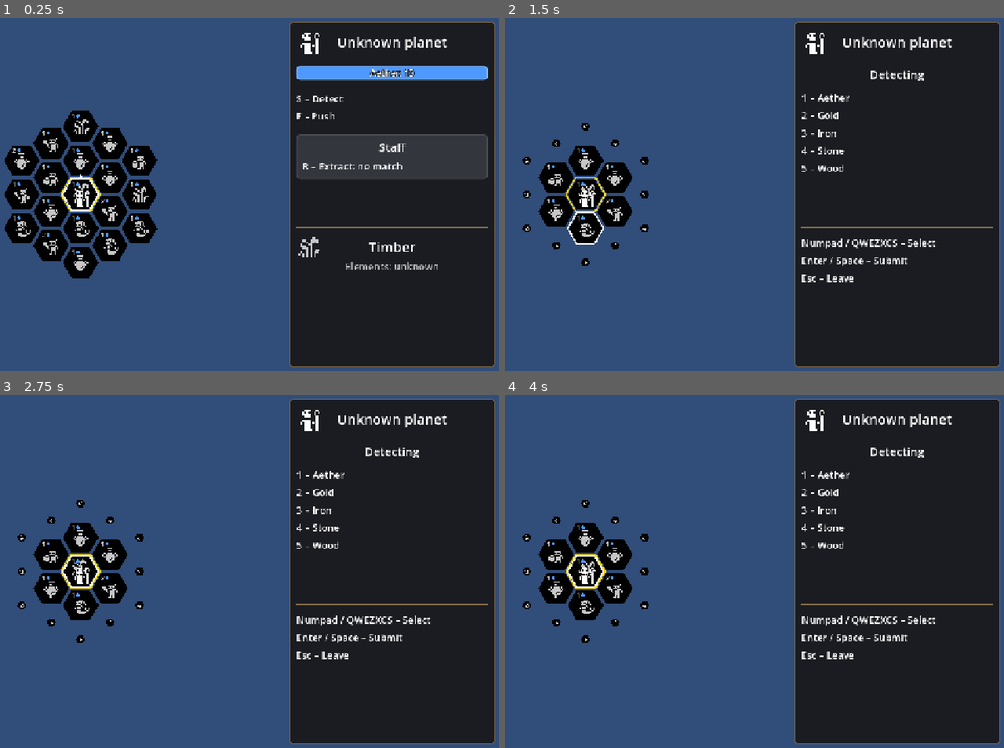
Above: before the commit, frames 1-4 (two rows, left to right).
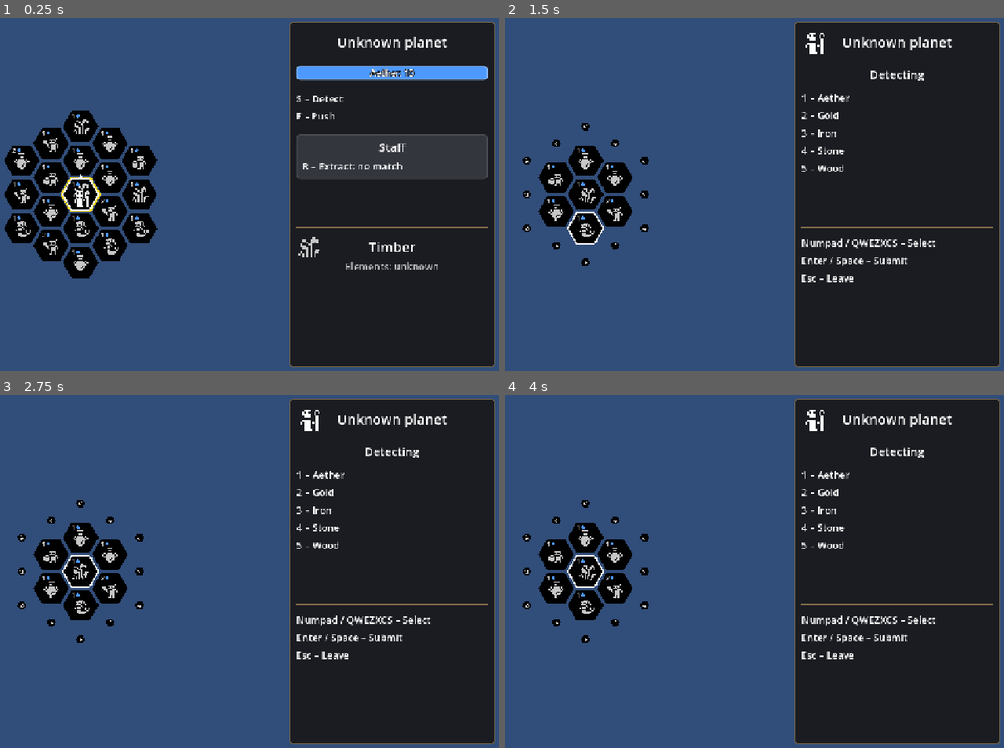
Above: after the commit, the same moments.

Repository: scunningham777/spaes-wrzrds
Game: Godot game, scene res://scenes/planet.tscn
Two runs of this game, one before a commit and one after it. Both use one fixed random seed, a clock stepped at 60 frames per second and the inputs below. This scene is started directly instead of the project's main scene.
Inputs:
- Up to frame 1 (0.25 s): no input
- Up to frame 2 (1.5 s): tap Enter (submit_guess) at 0.5, 0.8, 1.35 s; hold D (hex_right) 0.53-1.28 s; hold S (detect) 0.53-1.28 s; tap Space at 0.77, 1.25 s; hold X (hex_down) from 1.28 s (still down)
- Up to frame 3 (2.75 s): tap Space at 1.52 s; tap S (detect) at 1.55 s; tap Enter (submit_guess) at 2, 2.3 s; release X (hex_down) at 2.03 s; hold D (hex_right) from 2.03 s (still down); hold B (build_tower) from 2.03 s (still down)
- Up to frame 4 (4 s): release D (hex_right) at 2.78 s; release B (build_tower) at 2.78 s; hold W (hex_up) 2.78-3.53 s; tap S (detect) at 2.85 s; tap Space at 3.02, 3.5, 3.77 s; hold A (hex_left) from 3.53 s (still down); hold R (extract) from 3.53 s (still down); tap Enter (submit_guess) at 3.8 s

The runs differ from the first frame. In frame 1, 0.1% of the frame differs, in the area x 60-64%, y 4-11%; in frame 2, 0.2%, in the area x 12-21%, y 45-55%; in frame 3, 0.2%; in frame 4, 0.2%.

Commit message:
Detect mode juice: wizard flies to the panel, green flash on correct guesses
The side panel's wizard icon only shows in detect mode: entering, the wizard
flies from the board to the panel's top-left corner (and back on leaving),
input blocked meanwhile, and their tile's icon drops back to the middle. The
landing outline hides in detect mode, and tiles guessed right flash green
before settling.

Co-Authored-By: Claude Opus 5.5 <noreply@anthropic.com>
Claude-Session: https://claude.ai/code/session_0196C6qponv1cZhsguvue75H

Diff:
--- a/scenes/planet.tscn
+++ b/scenes/planet.tscn
@@ -191,6 +191,8 @@
 mouse_filter = 2
 
 [node name="WizardIcon" type="TextureRect" parent="UI/SidePanel/Margin/Layout/Top/Header"]
+unique_name_in_owner = true
+visible = false
 layout_mode = 1
 offset_right = 48.0
 offset_bottom = 48.0
--- a/scripts/planet.gd
+++ b/scripts/planet.gd
@@ -19,6 +19,9 @@
 @export var fade_in_seconds: float = 0.3
 ## Fade to black on leaving with Esc.
 @export var fade_out_seconds: float = 0.3
+## How long the wizard takes to fly between the board and the side panel's corner, entering and
+## leaving detect mode.
+@export var wizard_fly_seconds: float = 0.3
 
 @onready var _tiles: TileGridView = $HexBoard/TileGridView
 @onready var _wizard: HexPlayerController = $HexBoard/Wizard
@@ -155,9 +158,12 @@
 
 
 # Detect mode swaps the side panel's contents (under the planet name) for the elements to guess
-# from, and the wizard's outline for the view's selection outline.
+# from, and the wizard's outline for the view's selection outline. The wizard flies up to the
+# panel's corner, clear of their tile's icon (which moves back to the middle), and back after.
 func _on_detecting_changed(detecting: bool) -> void:
 	_tiles.detection = _interaction.detection
+	_tiles.occupied = null if detecting else _wizard.mover.coord
+	_fly_wizard(detecting)
 	_marker.visible = not detecting
 	for normal: Control in [%AetherBar, %Actions, %TileInfo]:
 		normal.visible = not detecting
@@ -199,6 +205,37 @@
 		label.modulate.a = 1.0 if detection.is_available(element) else 0.35
 
 
+# Flies a copy of the wizard's sprite from the board to the side panel's wizard icon (to_panel) or
+# back, showing the real one at the end. Input is blocked until it lands.
+func _fly_wizard(to_panel: bool) -> void:
+	var sprite := _wizard.get_node("Sprite2D") as Sprite2D
+	var icon := %WizardIcon as TextureRect
+	var xf := sprite.get_global_transform_with_canvas()
+	var board_size := sprite.region_rect.size * xf.get_scale()
+	var board_rect := Rect2(xf.origin - board_size / 2.0, board_size)
+	var panel_rect := icon.get_global_rect()
+	var from := board_rect if to_panel else panel_rect
+	var to := panel_rect if to_panel else board_rect
+	var flier := TextureRect.new()
+	flier.texture = icon.texture
+	flier.expand_mode = TextureRect.EXPAND_IGNORE_SIZE
+	flier.stretch_mode = TextureRect.STRETCH_KEEP_ASPECT_CENTERED
+	flier.mouse_filter = Control.MOUSE_FILTER_IGNORE
+	flier.position = from.position
+	flier.size = from.size
+	$UI.add_child(flier)
+	sprite.visible = false
+	icon.visible = false
+	var tween := create_tween().set_parallel().set_trans(Tween.TRANS_SINE).set_ease(Tween.EASE_IN_OUT)
+	tween.tween_property(flier, "position", to.position, wizard_fly_seconds)
+	tween.tween_property(flier, "size", to.size, wizard_fly_seconds)
+	tween.chain().tween_callback(func() -> void:
+		flier.queue_free()
+		sprite.visible = not to_panel
+		icon.visible = to_panel)
+	_lock.run(tween)
+
+
 # The camera tracks the wizard, and the tile view draws the wrapping map around them.
 func _follow_wizard() -> void:
 	_camera.position = _wizard.position
--- a/scripts/tile_grid_view.gd
+++ b/scripts/tile_grid_view.gd
@@ -8,7 +8,8 @@
 # from the board's tile_scale. Tiles whose elements are unknown draw their icon in unknown_icon_color
 # (still animated). In detect mode (detection) tiles outside its area shrink and hold still, tiles
 # partly guessed right fill with partial_color, guesses show as their number keys in the lower
-# right, and the selected tile is outlined. Tiles that cost aether to step onto show the cost as a number and
+# right, the selected tile is outlined, tiles just guessed right flash correct_color (flash_correct),
+# and the landing outline hides. Tiles that cost aether to step onto show the cost as a number and
 # a blue dot in their upper left; the landing tile is outlined. The occupied (player's) tile's icon
 # sits higher, clear of the player's sprite.
 
@@ -45,6 +46,9 @@
 @export var guess_color: Color = Color(0.55, 0.85, 1.0)
 @export var selection_color: Color = Color.WHITE
 @export var selection_line_width: float = 3.0
+## Fill tiles flash when guessed right, and how long the flash takes to fade back.
+@export var correct_color: Color = Color(0.2, 0.65, 0.25)
+@export var correct_flash_seconds: float = 0.6
 ## Outline around the landing tile.
 @export var landing_color: Color = Color(1.0, 0.85, 0.1)
 @export var landing_line_width: float = 3.0
@@ -133,6 +137,11 @@
 var detect_shrink: float = 0.0:
 	set(value):
 		detect_shrink = value
+		queue_redraw()
+## 0..1: how strongly the tiles being flashed (flash_correct) show correct_color.
+var correct_flash: float = 0.0:
+	set(value):
+		correct_flash = value
 		queue_redraw()
 ## 0..1 progress of the swap animation, if one is playing (see animate_swap).
 var swap_progress: float = 1.0:
@@ -157,6 +166,9 @@
 # Stored copies of the detect area's coords; kept while outside tiles grow back after detect mode.
 var _detect_area: Dictionary[Vector2i, bool] = {}
 var _shrink: Tween
+# Stored copies of the tiles flash_correct is flashing.
+var _flashing: Dictionary[Vector2i, bool] = {}
+var _flash: Tween
 
 @onready var board: HexBoard = get_parent() as HexBoard
 
@@ -279,6 +291,20 @@
 		_shrink.tween_callback(func() -> void:
 			if detection == null:
 				_detect_area.clear())
+
+
+# Flashes the tiles at coords correct_color, then fades them back to their own fill. Replaces any
+# flash still playing.
+func flash_correct(coords: Array[Vector2i]) -> void:
+	if _flash != null:
+		_flash.kill()
+	_flashing.clear()
+	for c in coords:
+		_flashing[grid.canonical(c)] = true
+	correct_flash = 1.0
+	_flash = create_tween()
+	_flash.tween_interval(correct_flash_seconds * 0.25)
+	_flash.tween_property(self, "correct_flash", 0.0, correct_flash_seconds * 0.75)
 
 
 # Whether coord is outside detect mode's area (shrunk, or shrinking back); false outside detect mode.
@@ -317,7 +343,7 @@
 		# Last drawn is on top.
 		_draw_contents(_swap_from, to_pos.lerp(from_pos, swap_progress), to_shift.lerp(from_shift, swap_progress))
 		_draw_contents(_swap_to, from_pos.lerp(to_pos, swap_progress), from_shift.lerp(to_shift, swap_progress))
-	if landing != null and grid.has_tile(landing):
+	if landing != null and grid.has_tile(landing) and detection == null:
 		draw_set_transform(board.hex_to_local(grid.nearest(landing, view_center)))
 		draw_polyline(board.corner_points(landing_scale * tile_scale_at(landing)), landing_color, landing_line_width)
 		draw_set_transform(Vector2.ZERO)
@@ -335,13 +361,17 @@
 
 
 # Hex fill for the tile at coord: partly guessed tiles in detect mode, then resonant tiles, stand
-# out; everything else is hex_color. The ley lines themselves are never drawn.
+# out; everything else is hex_color. A correct-guess flash blends over it. The ley lines themselves
+# are never drawn.
 func fill_color(coord: Vector2i) -> Color:
+	var fill := hex_color
 	if detection != null and detection.is_partial(coord):
-		return partial_color
-	if ley_lines != null and (ley_lines.is_active(coord) or ley_lines.is_resonant(grid, coord)):
-		return ley_color
-	return hex_color
+		fill = partial_color
+	elif ley_lines != null and (ley_lines.is_active(coord) or ley_lines.is_resonant(grid, coord)):
+		fill = ley_color
+	if correct_flash > 0.0 and _flashing.has(grid.canonical(coord)):
+		fill = fill.lerp(correct_color, correct_flash)
+	return fill
 
 
 # Offset of the icon on the tile at coord from the tile's center: up on the occupied tile, else none.
--- a/scripts/tile_interaction.gd
+++ b/scripts/tile_interaction.gd
@@ -171,6 +171,11 @@
 	elif event.is_action_pressed("submit_guess"):
 		var learned := detection.submit()
 		print("Detected %s" % [learned.map(func(k: TileKind) -> String: return k.display_name)])
+		var correct: Array[Vector2i] = []
+		correct.assign(detection.area.filter(func(c: Vector2i) -> bool:
+			return tiles.grid.has_tile(c) and tiles.grid.get_tile(c) in learned))
+		if not correct.is_empty():
+			tiles.flash_correct(correct)
 		if detection.is_done():
 			_end_detect()
 	elif event.is_action_pressed("detect"):
--- a/tests/smoke_test.gd
+++ b/tests/smoke_test.gd
@@ -933,7 +933,13 @@
 	var detect_list: Control = current_scene.get_node("%DetectElements")
 	var detect_labels := func() -> Array: return detect_list.get_children().map(func(l: Label) -> String: return l.text)
 	var outside := Vector2i(0, -2)
+	var wizard_sprite: Sprite2D = planet_wizard.get_node("Sprite2D")
+	_check(not wizard_icon.visible and wizard_sprite.visible and tiles.occupied == planet_wizard.mover.coord,
+		"detect: no wizard icon in the side panel while exploring")
 	_press(KEY_S)
+	_check(not wizard_sprite.visible and not wizard_icon.visible and lock.busy and tiles.occupied == null
+		and tiles.icon_shift(detect_center) == Vector2.ZERO,
+		"detect: the wizard flies off the board, input blocked, and their tile's icon recenters")
 	_check(interaction.detecting and planet_wizard.mover.frozen and tiles.detection == interaction.detection
 		and interaction.detection.selected == tiles.grid.canonical(detect_center), "detect: S enters detect mode, on the wizard's tile")
 	_check(detect_panel.visible and (current_scene.get_node("%DetectHints") as Control).visible and not aether_bar.visible
@@ -942,6 +948,9 @@
 	_check(detect_labels.call() == ["1 – Gold", "2 – Iron", "3 – Wood"], "detect: elements listed with number keys (%s)"
 		% [detect_labels.call()])
 	await _settle(tiles, &"detect_shrink")
+	await _until(func() -> bool: return not lock.busy)
+	_check(wizard_icon.visible and not wizard_sprite.visible and not current_scene.get_node("UI").get_children().any(
+		func(n: Node) -> bool: return n is TextureRect), "detect: the wizard lands in the side panel's corner")
 	_check(is_equal_approx(tiles.tile_scale_at(outside), tiles.detect_outside_scale) and tiles.tile_scale_at(Vector2i(0, 1)) == 1.0
 		and tiles.is_outside_detect(outside) and not tiles.is_outside_detect(detect_center),
 		"detect: tiles outside the ring shrink")
@@ -950,9 +959,13 @@
 		and aether_bar.visible and not detect_panel.visible and current_scene.scene_file_path == "res://scenes/planet.tscn",
 		"detect: Esc leaves detect mode, not the planet")
 	await _settle(tiles, &"detect_shrink")
+	await _until(func() -> bool: return not lock.busy)
+	_check(wizard_sprite.visible and not wizard_icon.visible and tiles.occupied == planet_wizard.mover.coord,
+		"detect: the wizard flies back to the board")
 	_check(tiles.tile_scale_at(outside) == 1.0 and not tiles.is_outside_detect(outside), "detect: outside tiles grow back")
 
 	_press(KEY_S)
+	await _until(func() -> bool: return not lock.busy)
 	var detection: Detection = interaction.detection
 	_check(detection.guesses.is_empty() and detection.partial.is_empty(), "detect: a new session starts fresh")
 	_press(KEY_2)  # Iron, on the wizard's iron tile
@@ -977,10 +990,16 @@
 		and aether.call() == detect_aether and not lock.busy and interaction.detecting,
 		"detect: no moving, turning, or other actions")
 	_press(KEY_ENTER)
+	_check(tiles.fill_color(Vector2i(0, 1)).is_equal_approx(tiles.correct_color)
+		and tiles.fill_color(detect_center).is_equal_approx(tiles.correct_color)
+		and tiles.fill_color(Vector2i(-1, 2)) == tiles.partial_color, "detect: tiles guessed right flash green")
 	_check(tiles.grid.is_known(detect_center) and tiles.grid.is_known(Vector2i(1, 1)) and tiles.grid.is_known(Vector2i(0, 1))
 		and not tiles.grid.is_known(Vector2i(-1, 2)) and interaction.detecting, "detect: Enter submits; exact guesses become known")
 	_check(tiles.fill_color(Vector2i(-1, 2)) == tiles.partial_color and tiles.fill_color(Vector2i(0, 1)) != tiles.partial_color,
 		"detect: a partly right tile turns gold")
+	await _until(func() -> bool: return tiles.correct_flash == 0.0)
+	_check(tiles.correct_flash == 0.0 and not tiles.fill_color(Vector2i(0, 1)).is_equal_approx(tiles.correct_color),
+		"detect: the green flash fades")
 	_check(tiles.grid.tiles.keys().filter(func(c: Vector2i) -> bool: return tiles.grid.get_tile(c) == iron)
 		.all(tiles.grid.is_known), "detect: a detected icon is known across the planet")
 	_check((detect_list.get_child(0) as Label).modulate.a < 1.0 and (detect_list.get_child(1) as Label).modulate.a < 1.0
@@ -995,6 +1014,7 @@
 	for kind in tiles.grid.kinds:
 		tiles.grid.set_kind_known(kind)
 	await _settle(tiles, &"detect_shrink")
+	await _until(func() -> bool: return not lock.busy and tiles.correct_flash == 0.0)
 
 	# Ley lines: hidden, but iron runs along one turn plum.
 	_check(tiles.ley_lines != null and tiles.ley_lines.lines.size() >= 3, "ley: the planet view has the planet's lines")
@@ -1184,6 +1204,14 @@
 	await process_frame
 
 
+# Waits (up to 2 seconds) for condition (() -> bool) to hold, plus a frame.
+func _until(condition: Callable) -> void:
+	var deadline := Time.get_ticks_msec() + 2000
+	while not condition.call() and Time.get_ticks_msec() < deadline:
+		await process_frame
+	await process_frame
+
+
 # Waits (up to 2 seconds) for a tweened property of node to stop changing, plus a frame.
 func _settle(node: Object, property: StringName) -> void:
 	var deadline := Time.get_ticks_msec() + 2000
Not shown, changed: README.md
